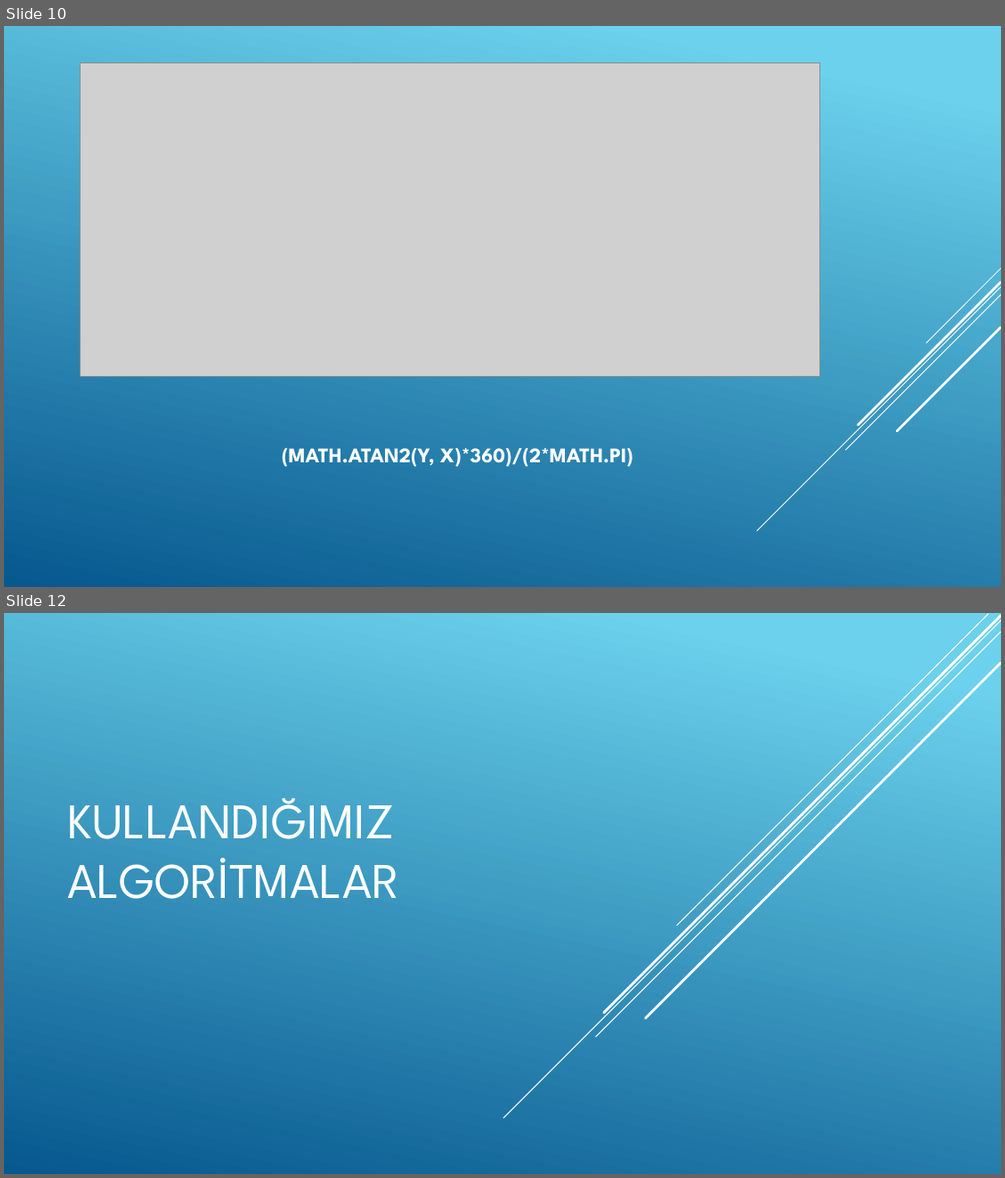
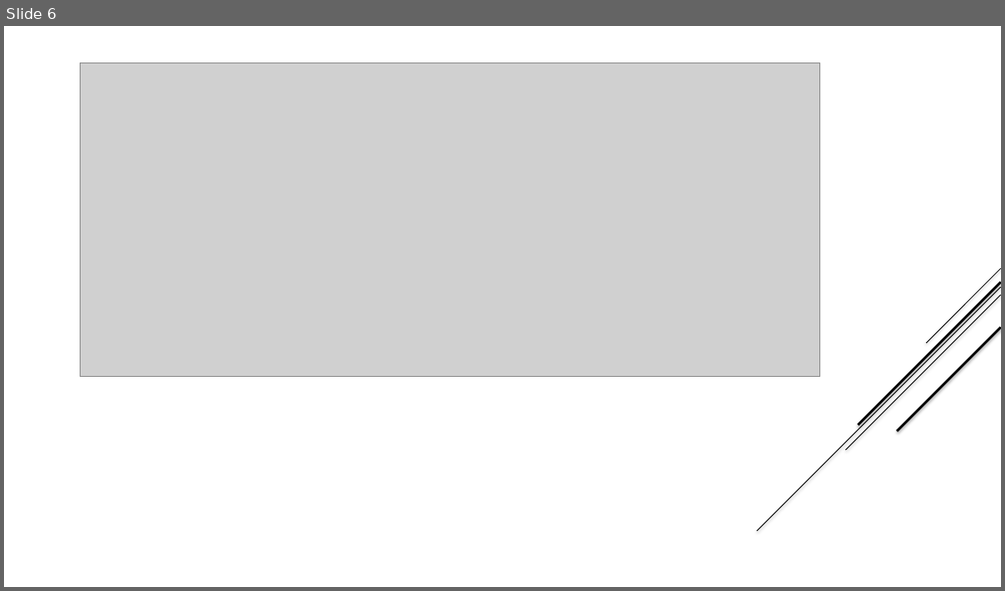
Before and after one commit to kodluyoruz-ML-bootcamp-1/Mimics, a slide deck: docs/presentation/presentation.pptx. Shown one above the other, each under a label of ours: slides 10 and 12 before the commit, slide 6 after it; the slides between them are not shown. The pictures are 1005x1178 and 1005x591 pixels, drawn with LibreOffice and Linux fonts; fonts in the diff are those of the drawing; grey boxes stand for pictures. Boxes give left, top, right and bottom in pixels: in the first picture for what was removed or moved away, otherwise in the second. Text is boxed around its words. In the diff, an @@ line names an element or a change of style, - is before the commit and + after.

```diff
--- a/docs/presentation/presentation.pptx
+++ b/docs/presentation/presentation.pptx
@@ slide 12 removed at (4, 613, 1001, 1174), background gradient #6ED2EB to #06588E @@
@@ line removed from (1001, 620) to (503, 1118) @@
@@ line removed from (1001, 632) to (596, 1037) @@
@@ line removed from (1001, 616) to (604, 1013) @@
@@ line removed from (988, 614) to (677, 925) @@
@@ line removed from (1001, 663) to (646, 1018) @@
@@ title removed at (67, 798, 399, 899) @@
-KULLANDIĞIMIZ ALGORİTMALAR
@@ what was slide 10 is now slide 6 @@
@@ slide 6 changed as well @@
@@ background gradient #6ED2EB to #06588E to #FFFFFF @@
@@ line (1001, 287) - (757, 531): stroke #FFFFFF 0.75 pt to #000000 0.74 pt @@
@@ line (1001, 281) - (858, 425): stroke #FFFFFF 2.25 pt to #000000 2.24 pt @@
@@ line (1001, 268) - (926, 343): stroke #FFFFFF 0.75 pt to #000000 0.74 pt @@
@@ line (1001, 295) - (846, 450): stroke #FFFFFF 0.75 pt to #000000 0.74 pt @@
@@ line (1001, 328) - (897, 431): stroke #FFFFFF 2.25 pt to #000000 2.24 pt @@
@@ title removed at (282, 448, 633, 467) @@
-(MATH.ATAN2(Y, X)*360)/(2*MATH.PI)
```
Also in this commit, not shown: 3 other slides changed, 4 slides added, 10 other slides removed, 1 other file.
